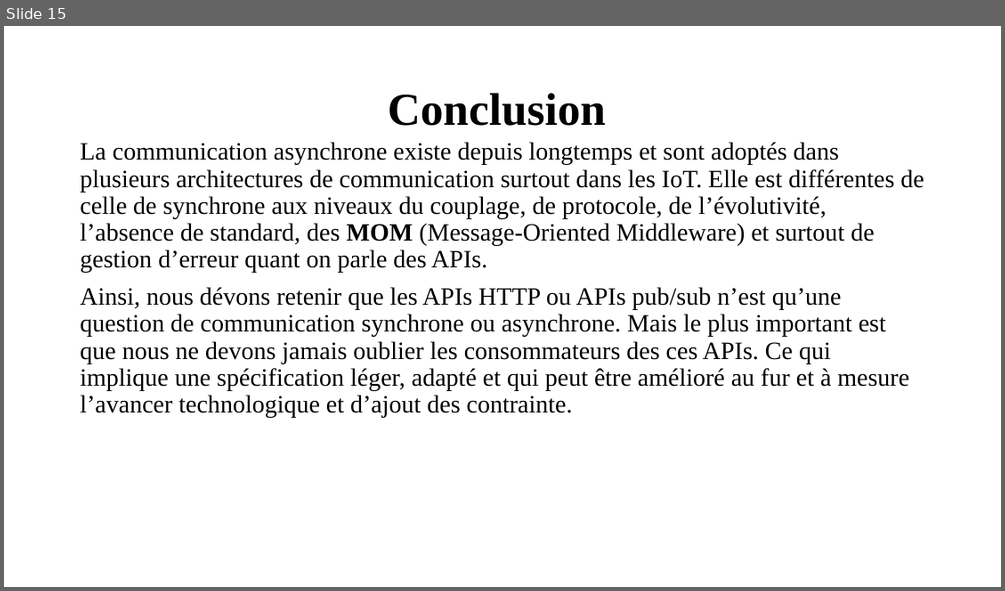
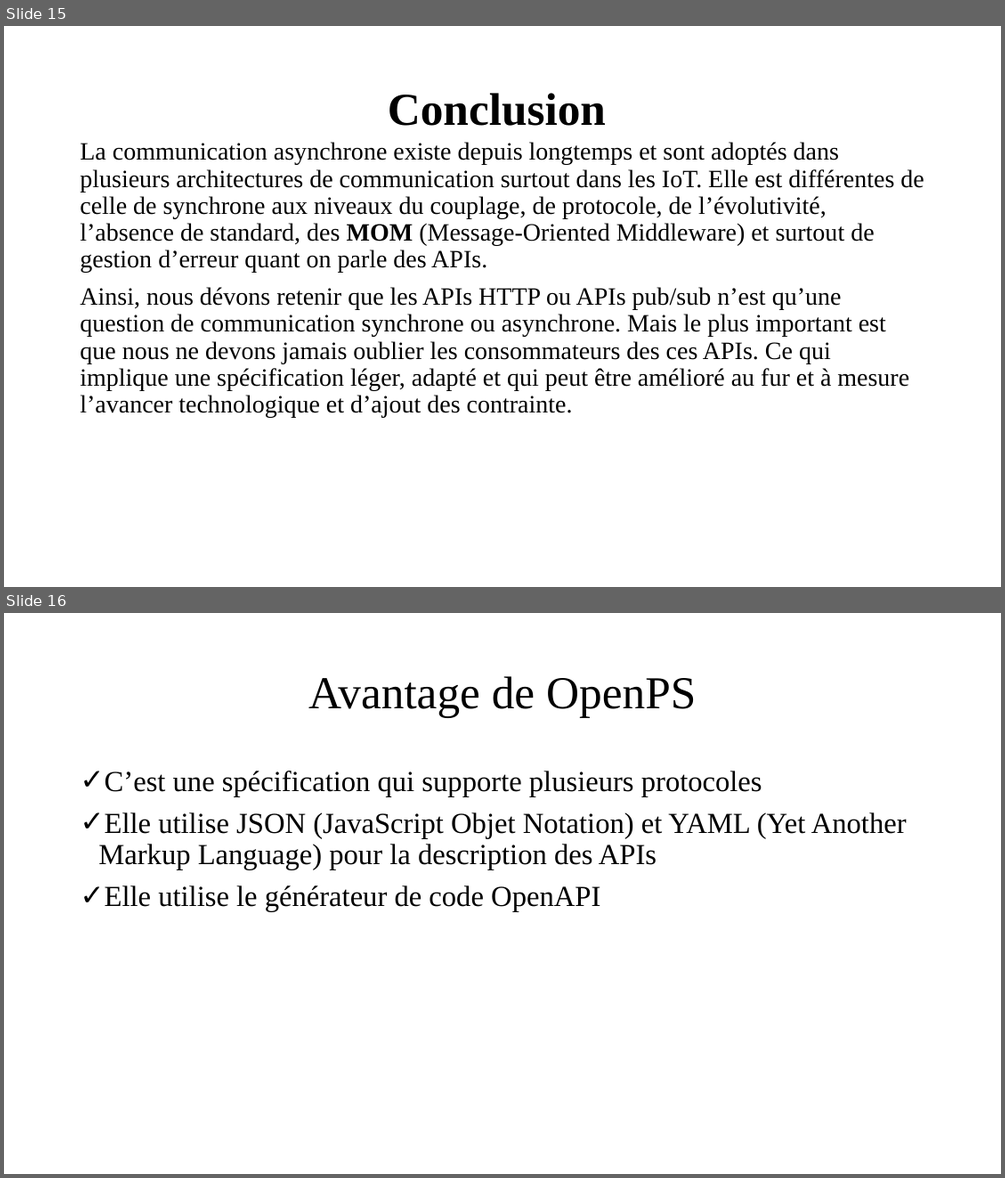
Before and after one commit to OA-Souleymane/MyGitHub-Files, a slide deck: Chapitres/presentationMemoire.pptx. Shown one above the other, each under a label of ours: slide 15 before the commit, slides 15 and 16 after it. The pictures are 1005x591 and 1005x1178 pixels, drawn with LibreOffice and Linux fonts; fonts in the diff are those of the drawing. Boxes give left, top, right and bottom in pixels: in the first picture for what was removed or moved away, otherwise in the second. Text is boxed around its words. In the diff, an @@ line names an element or a change of style, - is before the commit and + after.

```diff
--- a/Chapitres/presentationMemoire.pptx
+++ b/Chapitres/presentationMemoire.pptx
@@ slide 16 added at <box>4,613,1001,1174</box>, background #FFFFFF @@
@@ title added at <box>308,676,696,718</box>, 44 pt, text #000000 @@
+Avantage de OpenPS
@@ text added at <box>98,771,906,911</box>, 28 pt, text #000000 @@
+✓ C’est une spécification qui supporte plusieurs protocoles
+✓ Elle utilise JSON (JavaScript Objet Notation) et YAML (Yet Another Markup Language) pour la description des APIs
+✓ Elle utilise le générateur de code OpenAPI
```
Also in this commit, not shown: 6 other files.
